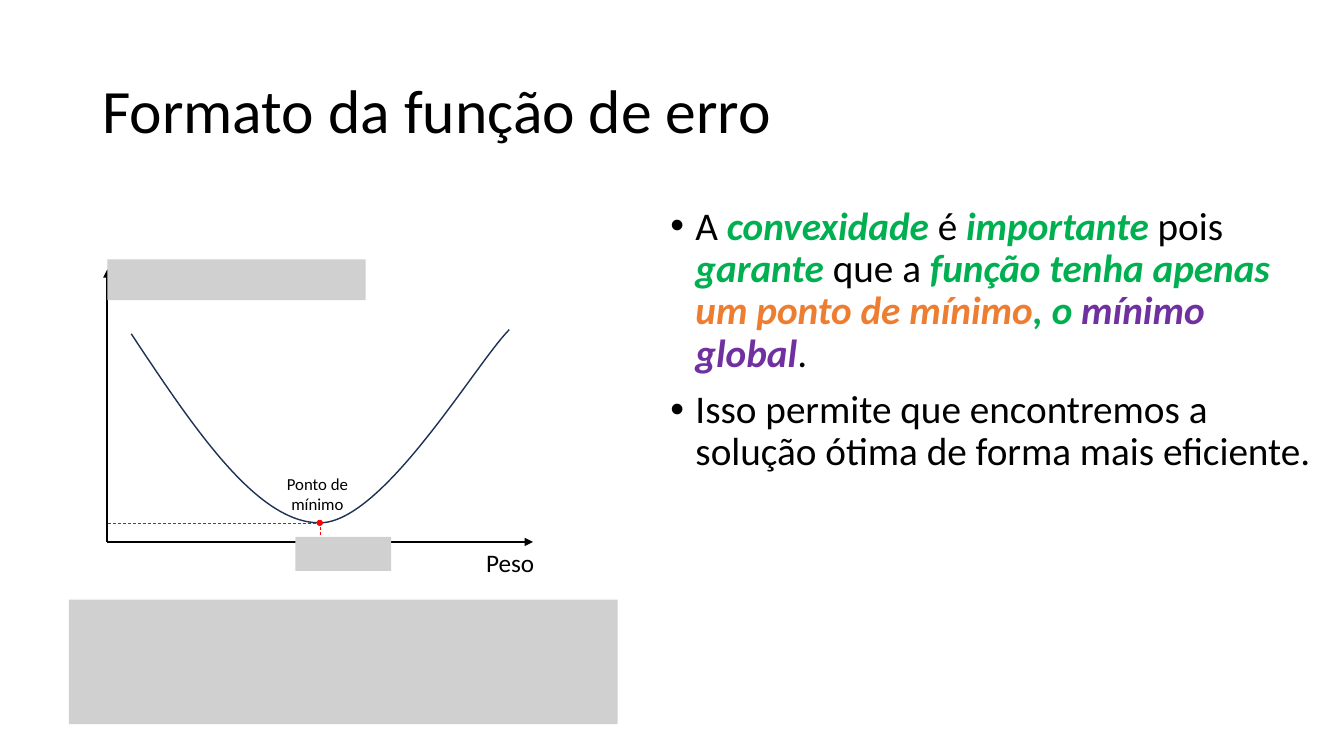
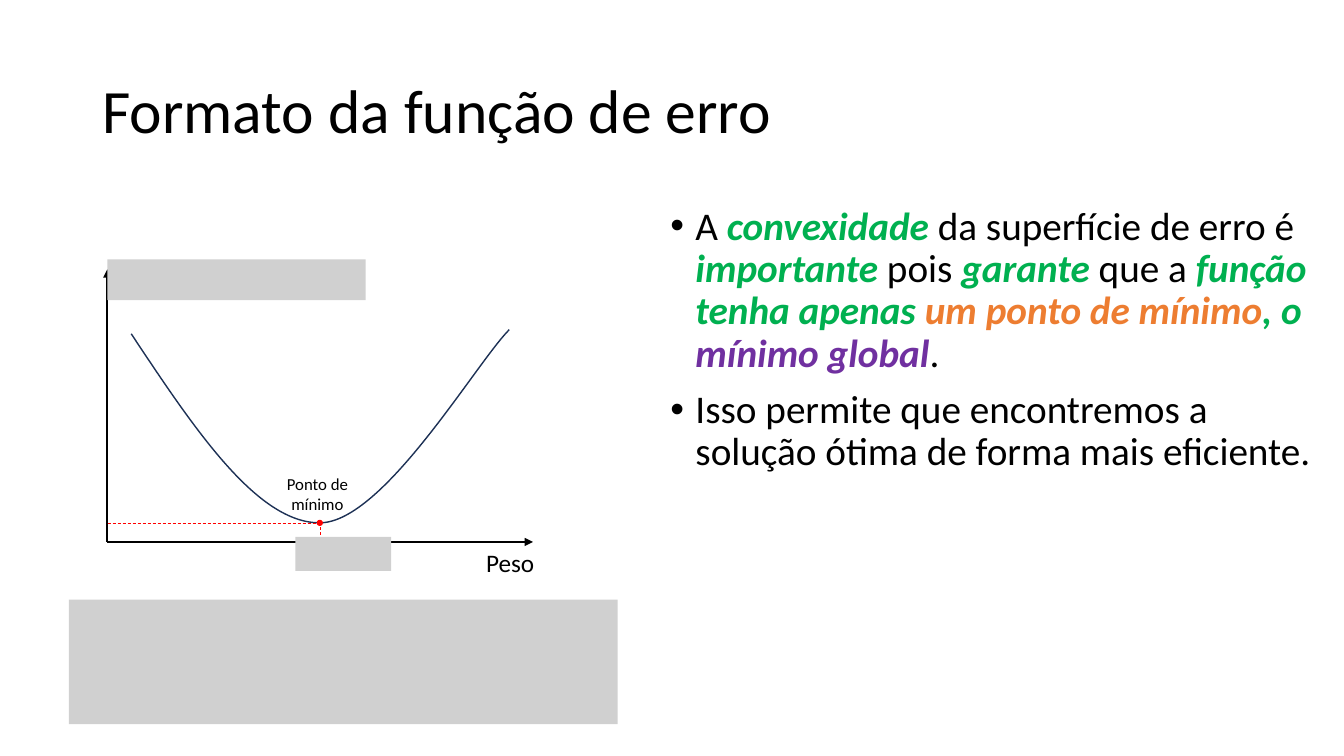
Before and after one commit to zz4fap/c24_inteligencia_artificial, a slide deck: slide 29 of slides/C24_Regressão.pptx (slide 31 before the commit). Drawn at 1344x756 pixels with LibreOffice and Linux fonts; fonts in the diff are those of the drawing; grey boxes stand for pictures. Boxes give left, top, right and bottom in pixels: in the first picture for what was removed or moved away, otherwise in the second. Text is boxed around its words. In the diff, an @@ line names an element or a change of style, - is before the commit and + after.

```diff
--- a/slides/C24_Regressão.pptx
+++ b/slides/C24_Regressão.pptx
@@ text at (695,212,1307,374): text changed @@
-• A convexidade é importante pois garante que a função tenha apenas um ponto de mínimo, o mínimo global.
+• A convexidade da superfície de erro é importante pois garante que a função tenha apenas um ponto de mínimo, o mínimo global.
```
Also in this commit, not shown: 11 other slides changed, 4 slides added, 4 slides removed.
